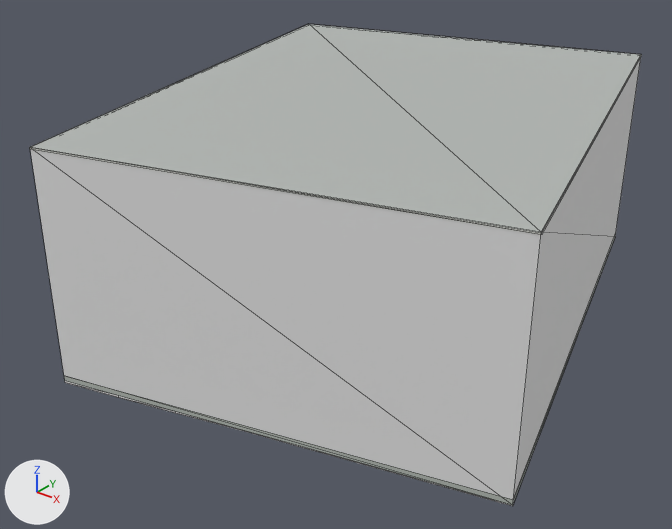
The glTF model public/models/buildings/osm-way-24450068.glb, before and after one commit.
Both versions are drawn from a 50 mm lens placed at (34.4, -48.2, 31.4), pointed at (-1.4, -3.5, 3.6). The lights are fixed; the arrows at lower left show +X, +Y and +Z. The older version comes first. Mesh edges are drawn as thin lines. Where no turn or scale is listed for an object, it has been applied to the vertices. Vertices at exactly the same position are counted once.

In view in the first picture: 'reality 24450068 near reality aged pale plaster', 'reality 24450068 near reality concrete plinth', 'reality 24450068 near reality flat weathered roof', 'reality 24450068 near reality pale aluminum sill' and 1 more.
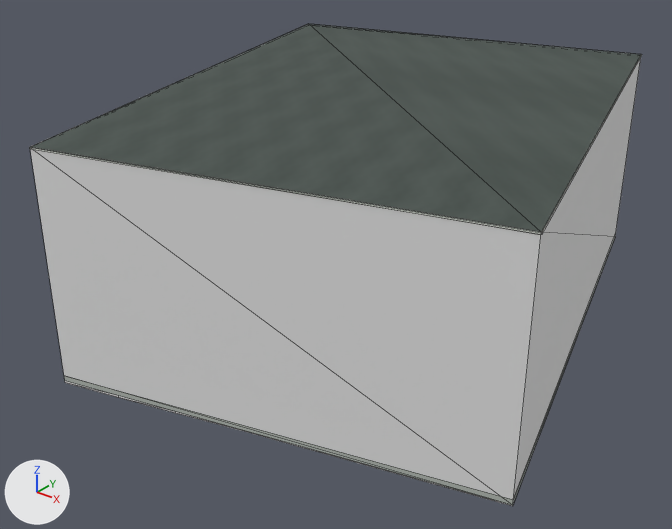
Boxes [x1, y1, x2, y2] around the edits, measured in the pictures (672 x 529 px):
'reality 24450068 near reality flat weathered roof', surface changed (darker): [32, 24, 641, 232] in both
part 1 of me_reality_24450068_near_reality_pale_aluminum_sill, built on: [30, 24, 642, 235] in both

What the commit changed:
Picture 'roof-color' (img_roof_color) is new.
In material 'reality flat weathered roof' (mat_reality_flat_weathered_roof), base_color is no longer (0.451, 0.475, 0.455), grey #b3b7b4.
In material 'reality flat weathered roof' (mat_reality_flat_weathered_roof), texture is now set to img_roof_color.
me_reality_24450068_near_reality_pale_aluminum_sill is used by ob_reality_24450068_near_reality_pale_aluminum_sill; location (0.0, 0.0, 0.0).
me_reality_24450068_near_reality_pale_aluminum_sill had 16 vertices, 8 faces and spanned x -18.2..18.2, y -20.8..20.8, z 14.9..15.0.
me_reality_24450068_near_reality_pale_aluminum_sill now has 20 vertices, 16 faces and spans x -18.2..18.2, y -20.8..20.8, z 14.9..15.0.
Part 1, on me_reality_24450068_near_reality_pale_aluminum_sill:
7 faces are deleted.
4 vertices are added at (8.6, 20.8, 15.0), (18.2, -13.8, 15.0), (-18.2, 13.8, 15.0), (-8.9, -20.8, 15.0).
15 new faces join them.
